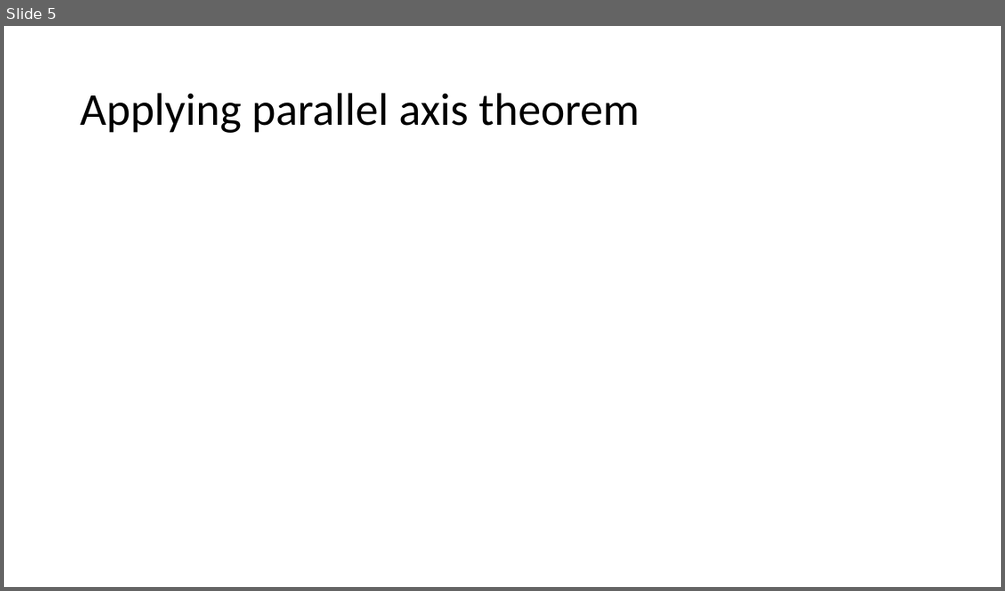
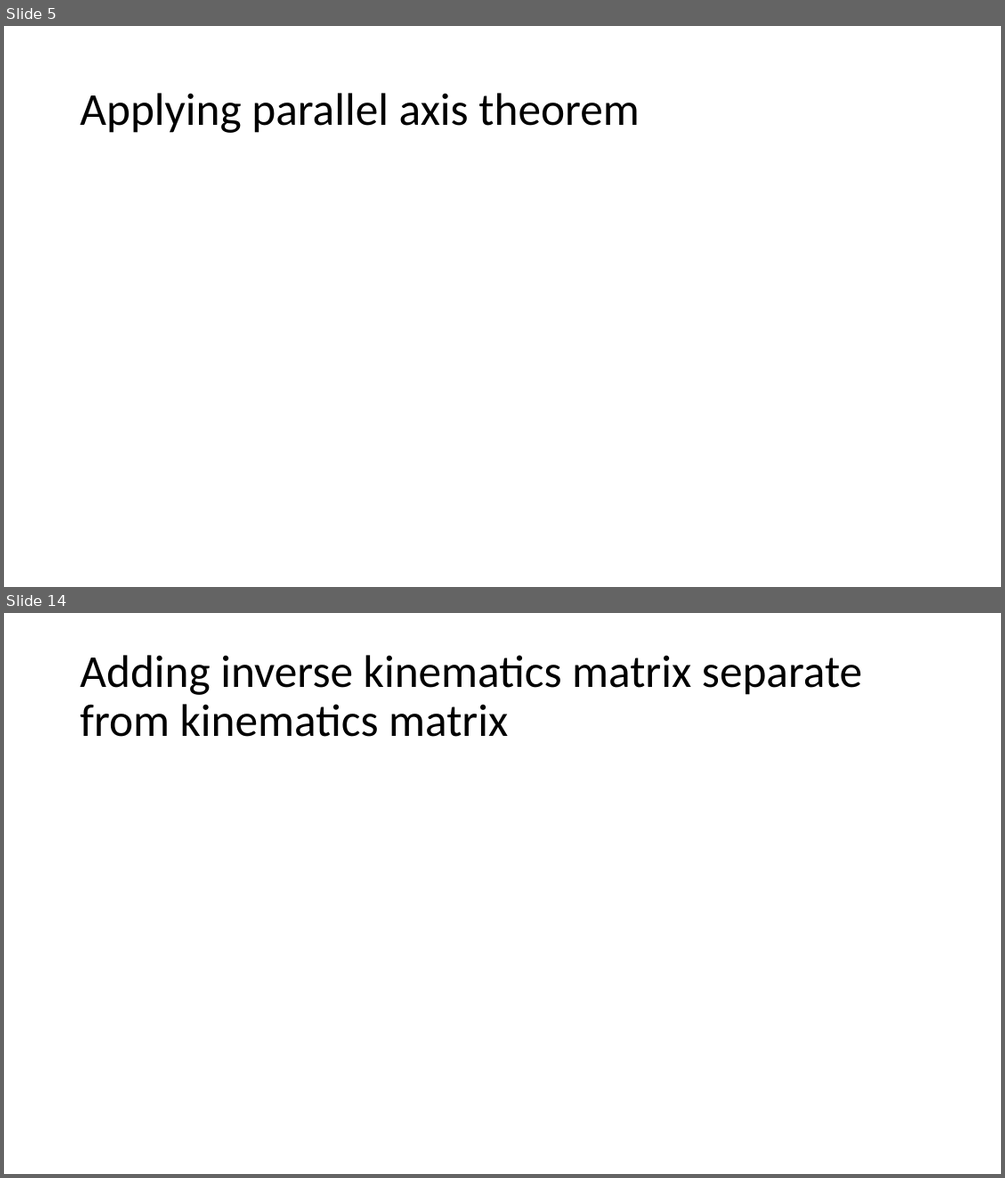
Before and after one commit to jtgrasb/WecOptTool, a slide deck: examples/attenuatorInWOT.pptx. Shown one above the other, each under a label of ours: slide 5 before the commit, slides 5 and 14 after it; the slides between them are not shown. The pictures are 1005x591 and 1005x1178 pixels, drawn with LibreOffice and Linux fonts; fonts in the diff are those of the drawing; grey boxes stand for pictures. Boxes give left, top, right and bottom in pixels: in the first picture for what was removed or moved away, otherwise in the second. Text is boxed around its words. In the diff, an @@ line names an element or a change of style, - is before the commit and + after.

```diff
--- a/examples/attenuatorInWOT.pptx
+++ b/examples/attenuatorInWOT.pptx
@@ slide 14 added at bbox=[4, 613, 1001, 1174], background #FFFFFF @@
@@ title added at bbox=[80, 655, 862, 737], 44 pt, text #000000 @@
+Adding inverse kinematics matrix separate from kinematics matrix
```
Also in this commit, not shown: 13 other slides added, 1 slide removed, 23 other files.
